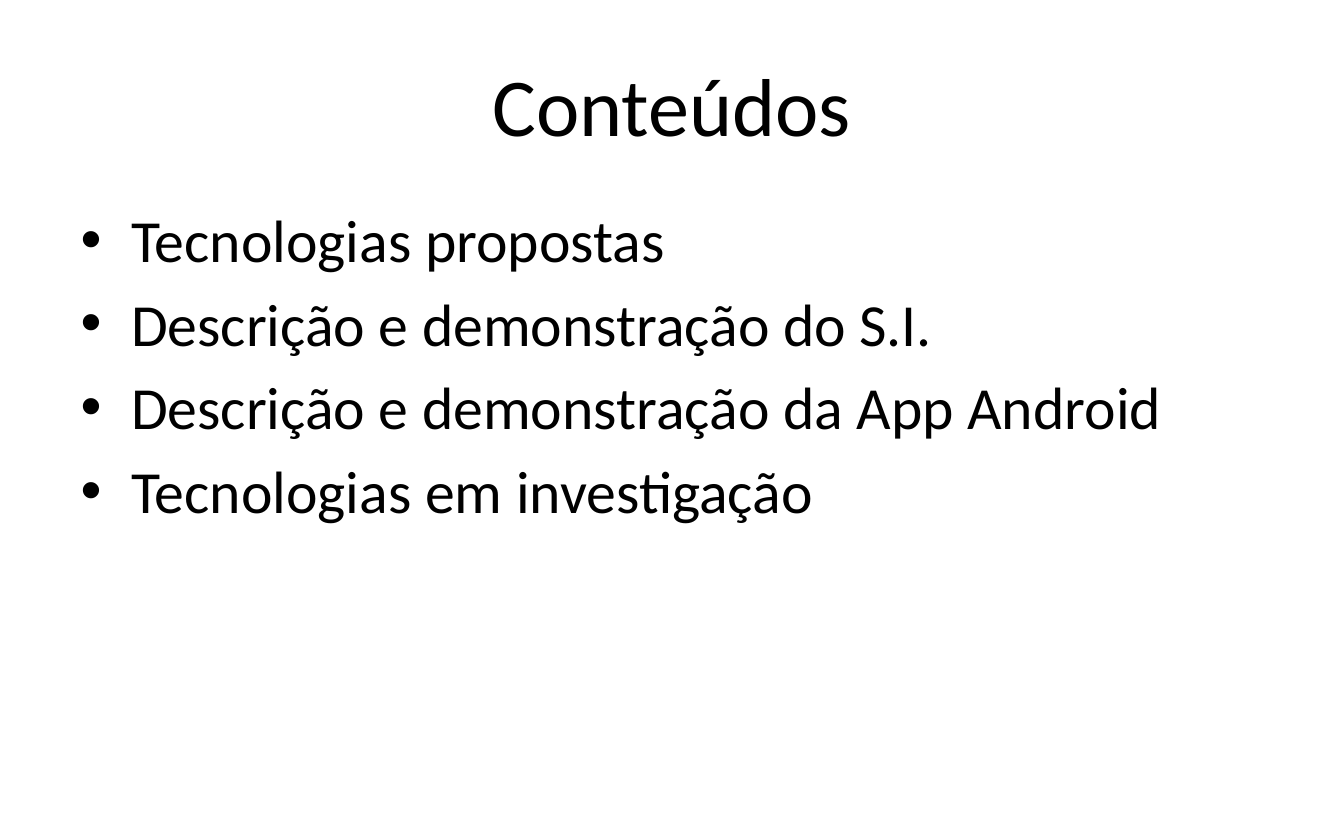
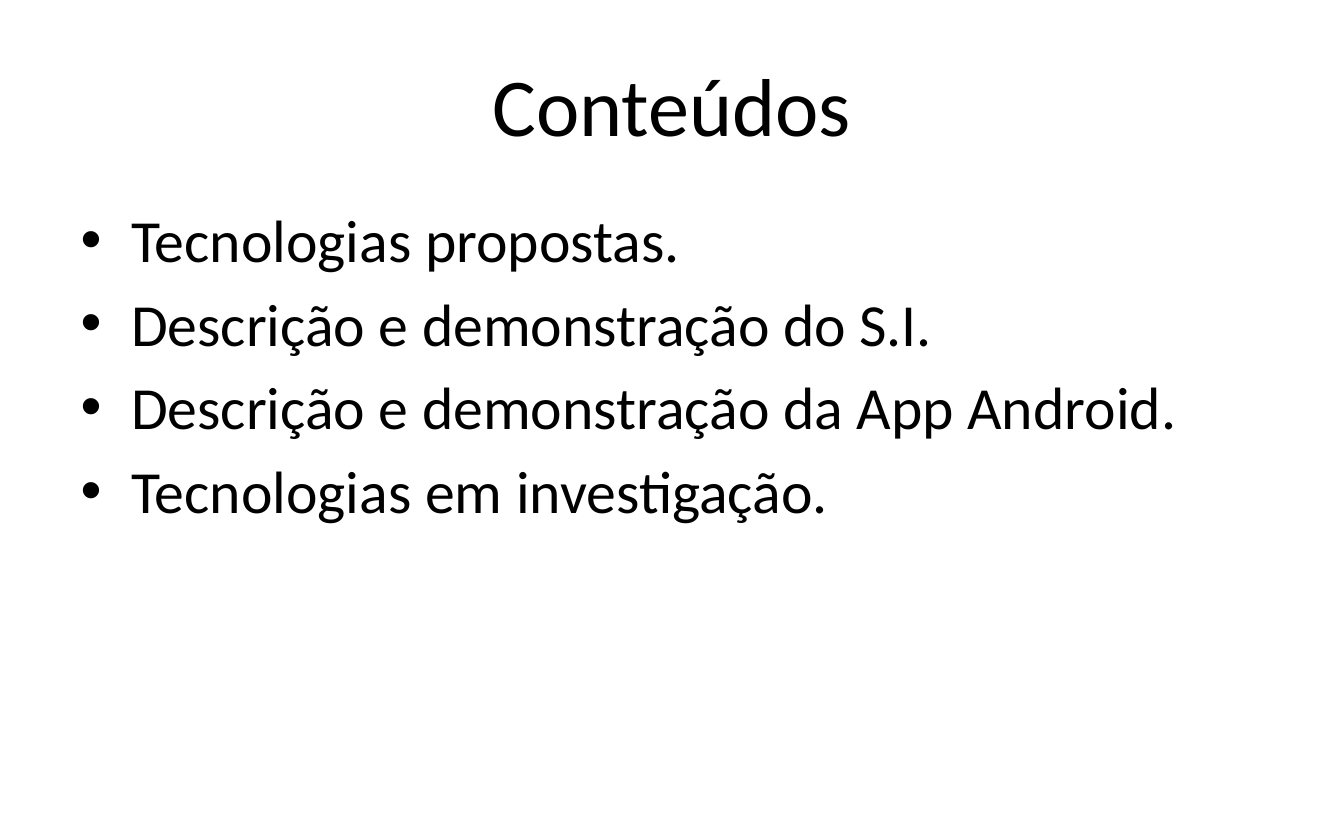
Before and after one commit to iptomar/letrinhas_si, a slide deck: slide 2 of Apresentacoes/v01.pptx. Drawn at 1344x840 pixels with LibreOffice and Linux fonts; fonts in the diff are those of the drawing; background and template pictures are left out. Boxes give left, top, right and bottom in pixels: in the first picture for what was removed or moved away, otherwise in the second. Text is boxed around its words. In the diff, an @@ line names an element or a change of style, - is before the commit and + after.

```diff
--- a/Apresentacoes/v01.pptx
+++ b/Apresentacoes/v01.pptx
@@ text at [131,220,680,273]: text changed @@
-• Tecnologias propostas
+• Tecnologias propostas.
@@ text at [131,387,1176,524]: text changed @@
-• Descrição e demonstração da App Android
-• Tecnologias em investigação
+• Descrição e demonstração da App Android.
+• Tecnologias em investigação.
```
Also in this commit, not shown: 10 other slides changed, 6 slides added.
